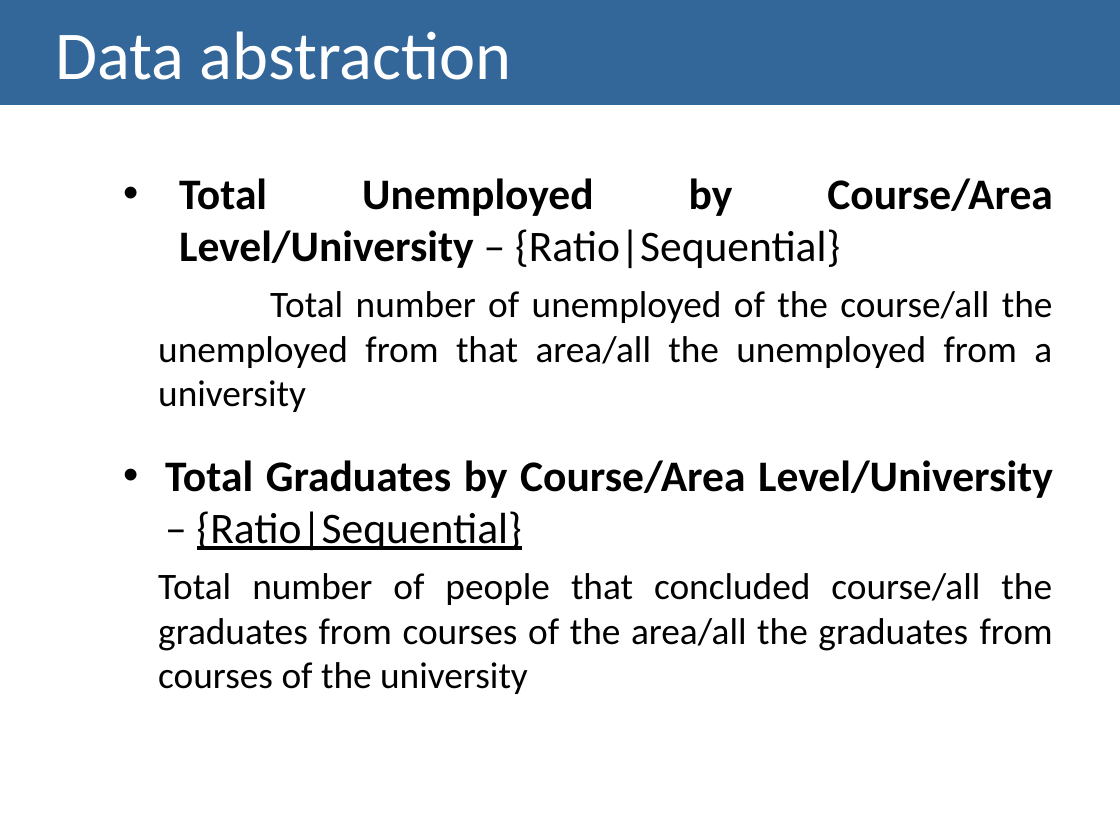
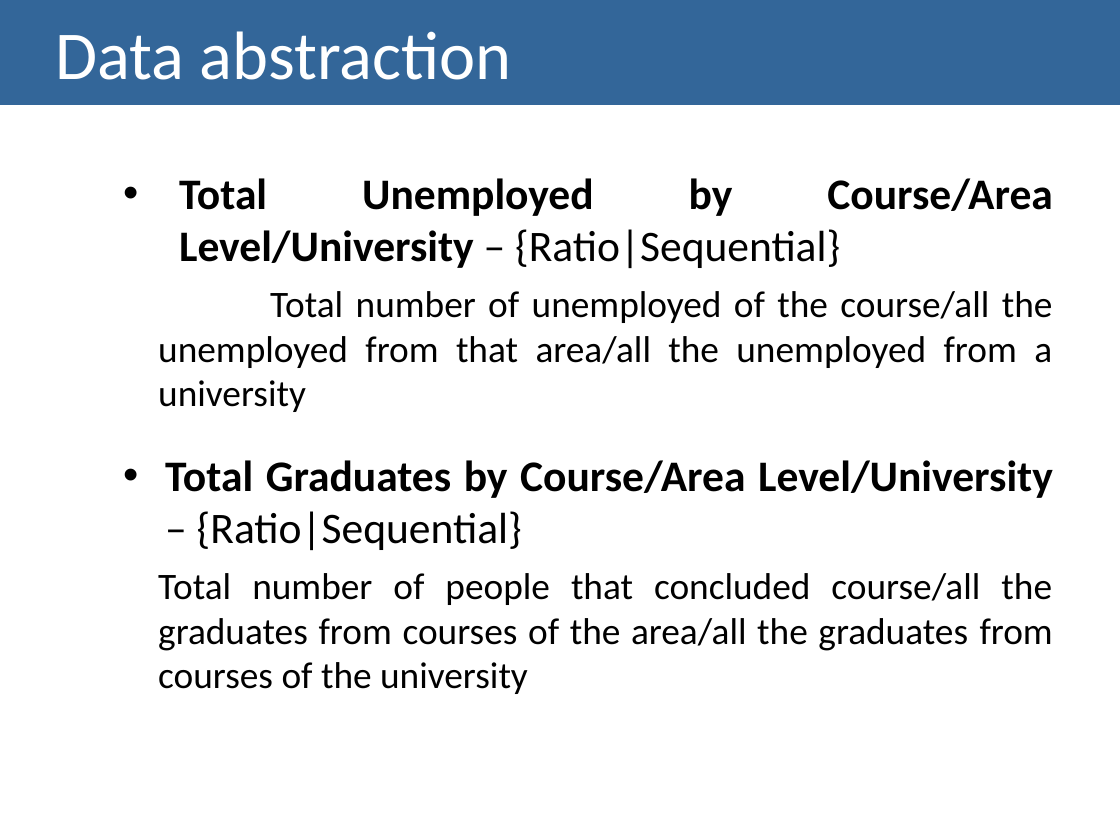
Before and after one commit to Strabox/Higher-Education-Unemployment-Portugal, a slide deck: slide 12 of II-Checkpoint/II-Checkpoint Presentation.pptx. Drawn at 1120x840 pixels with LibreOffice and Linux fonts; fonts in the diff are those of the drawing. Boxes give left, top, right and bottom in pixels: in the first picture for what was removed or moved away, otherwise in the second. Text is boxed around its words. In the diff, an @@ line names an element or a change of style, - is before the commit and + after.

```diff
--- a/II-Checkpoint/II-Checkpoint Presentation.pptx
+++ b/II-Checkpoint/II-Checkpoint Presentation.pptx
@@ text at [165, 460, 1053, 550]: underline off in "{Ratio|Sequential}" @@
```
Also in this commit, not shown: 2 other slides changed.
